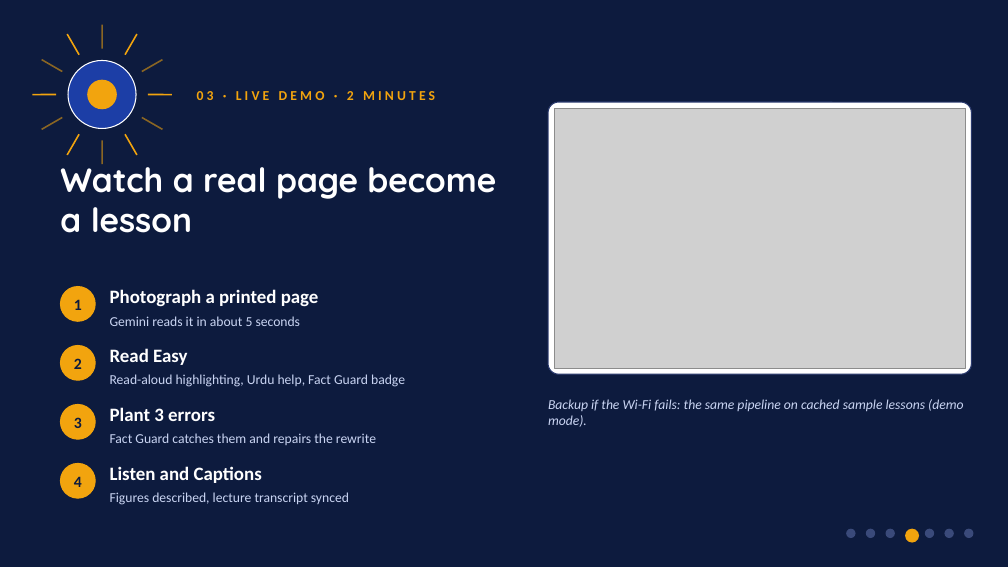
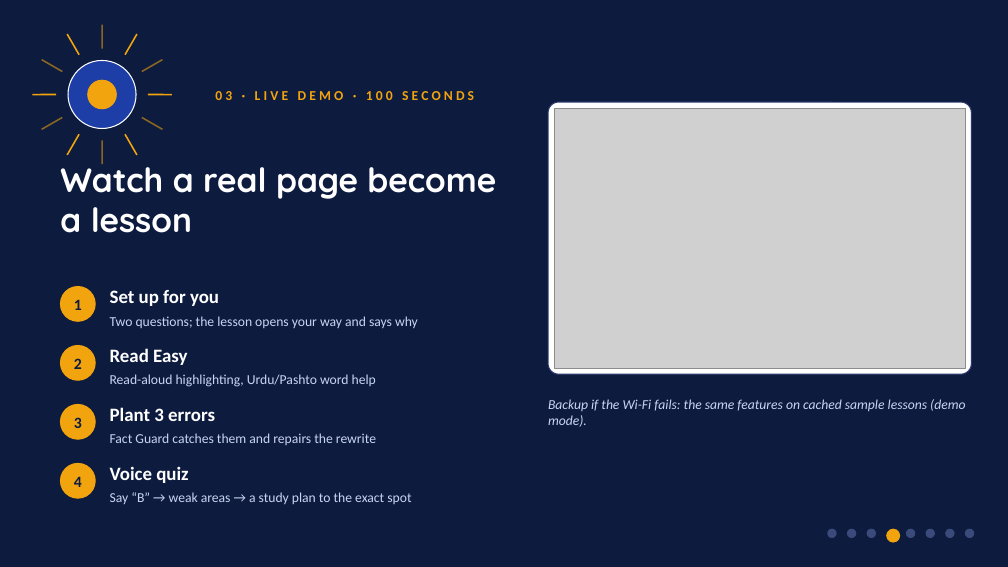
Before and after one commit to raheemxghumman/roshni, a slide deck: slide 4 of slides/Roshni-AICON26-Demo.pptx. Drawn at 1008x567 pixels with LibreOffice and Linux fonts; fonts in the diff are those of the drawing; grey boxes stand for pictures. Boxes give left, top, right and bottom in pixels: in the first picture for what was removed or moved away, otherwise in the second. Text is boxed around its words. In the diff, an @@ line names an element or a change of style, - is before the commit and + after.

```diff
--- a/slides/Roshni-AICON26-Demo.pptx
+++ b/slides/Roshni-AICON26-Demo.pptx
@@ text at bbox=[215, 91, 474, 100]: text changed @@
-03 · LIVE DEMO · 2 MINUTES
+03 · LIVE DEMO · 100 SECONDS
@@ text at bbox=[110, 290, 219, 306]: text changed @@
-Photograph a printed page
+Set up for you
@@ text at bbox=[110, 316, 418, 328]: text changed @@
-Gemini reads it in about 5 seconds
+Two questions; the lesson opens your way and says why
@@ text at bbox=[110, 374, 376, 387]: text changed @@
-Read-aloud highlighting, Urdu help, Fact Guard badge
+Read-aloud highlighting, Urdu/Pashto word help
@@ text at bbox=[548, 399, 965, 427]: text changed @@
-Backup if the Wi-Fi fails: the same pipeline on cached sample lessons (demo mode).
+Backup if the Wi-Fi fails: the same features on cached sample lessons (demo mode).
@@ text at bbox=[110, 466, 188, 483]: text changed @@
-Listen and Captions
+Voice quiz
@@ text at bbox=[110, 492, 411, 504]: text changed @@
-Figures described, lecture transcript synced
+Say “B” → weak areas → a study plan to the exact spot
@@ 4 ellipses: place and size @@
-4 ellipses at bbox=[847, 529, 934, 542]
+4 ellipses at bbox=[828, 529, 915, 542]
```
Also in this commit, not shown: 6 other slides changed, 1 slide added, 2 other files.
